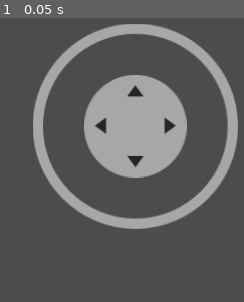
Above: before the commit, frame 1.
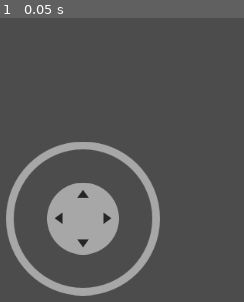
Above: after the commit, the same moment.

Repository: U3ForgeOrg/u3forgeWebsite
Game: Godot game, scene res://joystick/virtual_joystick.tscn
Two runs of this game, one before a commit and one after it. Both use one fixed random seed, a clock stepped at 60 frames per second and the inputs below. This scene is started directly instead of the project's main scene.
Inputs:
- Up to frame 1 (0.05 s): no input

The runs differ from the first frame. In frame 1, 29% of the frame differs, in the area x 2-98%, y 2-98%.

Commit message:
Joytstick Fix

Diff:
--- a/joystick/virtual_joystick.tscn
+++ b/joystick/virtual_joystick.tscn
@@ -6,50 +6,42 @@
 
 [node name="Virtual joystick" type="Control"]
 modulate = Color( 1, 1, 1, 0.509804 )
-anchor_left = 0.09
 anchor_top = 1.0
-anchor_right = 0.194
 anchor_bottom = 1.0
-margin_left = 0.199997
-margin_top = -319.0
-margin_right = 0.519989
-margin_bottom = -119.0
-rect_min_size = Vector2( 200, 200 )
+margin_left = 39.0
+margin_top = -204.0
+margin_right = 189.0
+margin_bottom = -54.0
+rect_min_size = Vector2( 150, 150 )
 size_flags_horizontal = 7
 size_flags_vertical = 7
 script = ExtResource( 3 )
 
 [node name="Base" type="TextureRect" parent="."]
-anchor_left = 0.5
-anchor_top = 0.5
-anchor_right = 0.5
-anchor_bottom = 0.5
-margin_left = -100.0
-margin_top = -100.0
-margin_right = 100.0
-margin_bottom = 100.0
+anchor_right = 1.0
+anchor_bottom = 1.0
 grow_horizontal = 2
 grow_vertical = 2
-rect_min_size = Vector2( 200, 200 )
+rect_min_size = Vector2( 150, 150 )
 rect_pivot_offset = Vector2( 100, 100 )
 size_flags_horizontal = 7
 size_flags_vertical = 7
 texture = ExtResource( 1 )
 expand = true
-stretch_mode = 1
+stretch_mode = 6
 
 [node name="Tip" type="TextureRect" parent="Base"]
 anchor_left = 0.5
 anchor_top = 0.5
 anchor_right = 0.5
 anchor_bottom = 0.5
-margin_left = -50.0
-margin_top = -50.0
-margin_right = 50.0
-margin_bottom = 50.0
+margin_left = -35.0
+margin_top = -35.0
+margin_right = 35.0
+margin_bottom = 35.0
 grow_horizontal = 2
 grow_vertical = 2
-rect_min_size = Vector2( 100, 100 )
+rect_min_size = Vector2( 70, 70 )
 rect_pivot_offset = Vector2( 50, 50 )
 size_flags_horizontal = 4
 size_flags_vertical = 4
